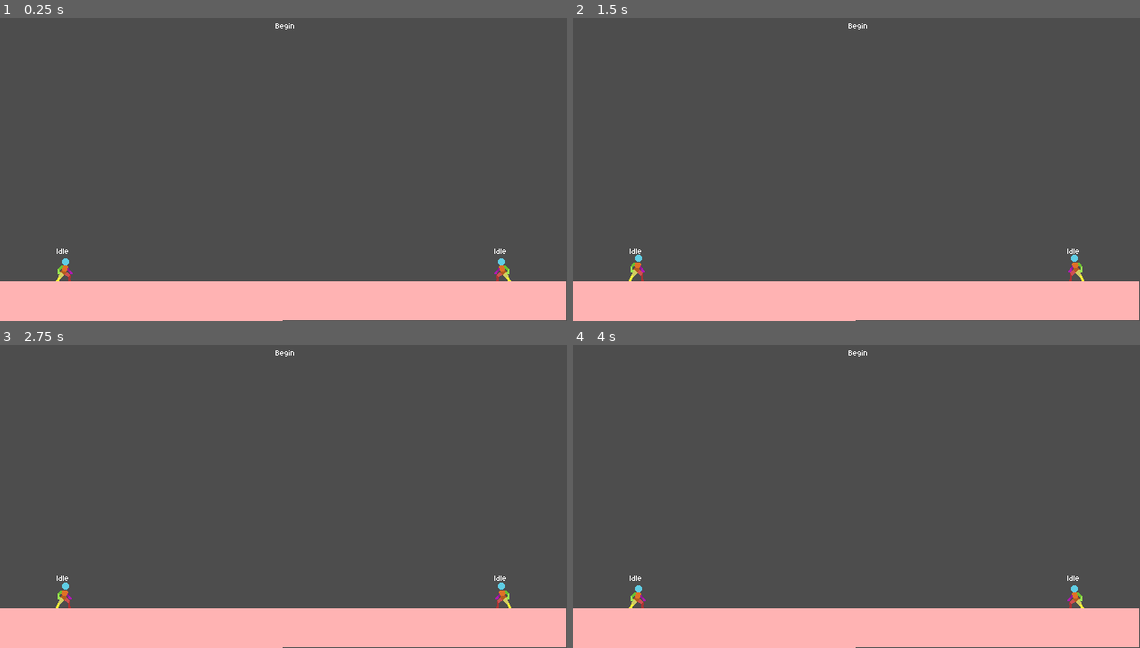
Above: before the commit, frames 1-4 (two rows, left to right).
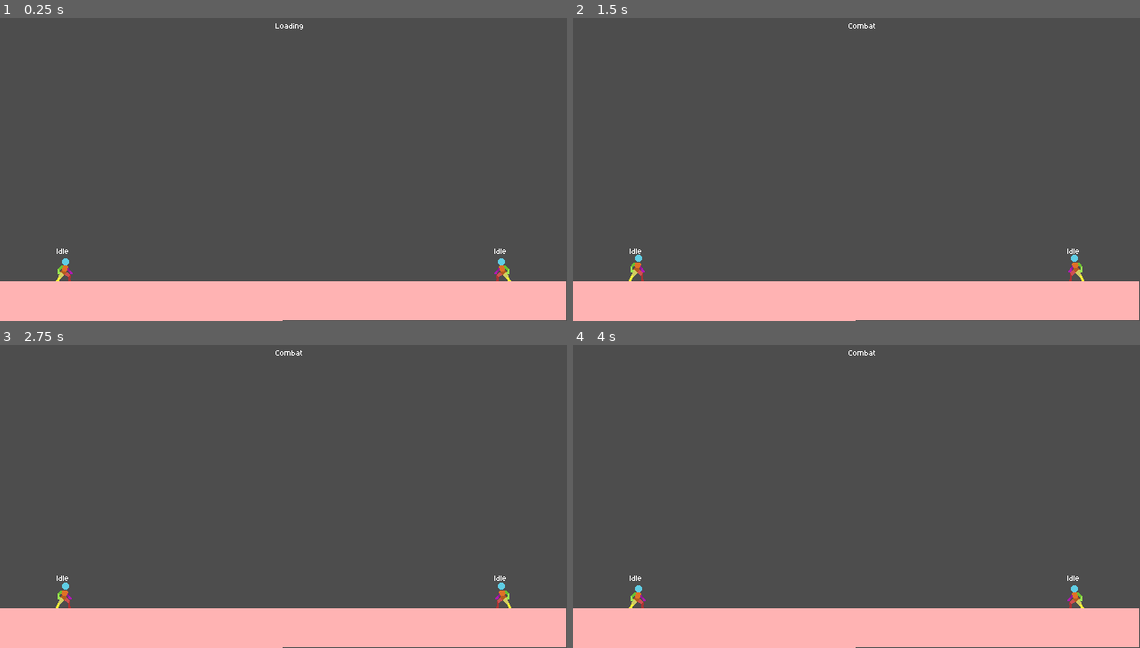
Above: after the commit, the same moments.

Repository: MasonHall9987/TTYD
Game: Godot game, scene res://scenes/combat/stage/stage.tscn
Two runs of this game, one before a commit and one after it. Both use one fixed random seed, a clock stepped at 60 frames per second and the inputs below. The project has no main scene, so this scene is started directly.
Inputs (mouse positions are in pixels of both pictures, inside the frame that each line leads up to):
- Up to frame 1 (0.25 s): no input
- Up to frame 2 (1.5 s): tap Enter at 0.5 s; move the mouse to (981, 145) at 0.52 s; hold D 0.53-1.28 s; tap Shift at 0.6 s; click (981, 145) at 0.67 s; tap Space at 0.77 s; move the mouse to (743, 178) at 1.27 s; hold S from 1.28 s (still down); tap J at 1.35 s
- Up to frame 3 (2.75 s): tap Space at 1.52 s; move the mouse to (340, 417) at 2.02 s; release S at 2.03 s; hold D from 2.03 s (still down); tap L at 2.1 s
- Up to frame 4 (4 s): move the mouse to (828, 554) at 2.77 s; release D at 2.78 s; hold W 2.78-3.53 s; tap I at 2.85 s; click (828, 554) at 2.92 s; tap Space at 3.02, 3.77 s; move the mouse to (1026, 535) at 3.52 s; hold A from 3.53 s (still down); tap K at 3.6 s

The runs differ from the first frame. In frame 1, less than 0.1% of the frame differs, in the area x 48-54%, y 1-4%; in frame 2, less than 0.1%; in frame 3, less than 0.1%; in frame 4, less than 0.1%.

Commit message:
Implement new attacking and selecting states for battlers; refactor state-label script and update scene references for improved state management.

Diff:
--- /dev/null
+++ b/scenes/combat/battlers/attacking.gd
@@ -0,0 +1,7 @@
+extends BattlerState
+
+
+# Called when the node enters the scene tree for the first time.
+func enter(previous_state_path: String, data := {}) -> void:
+	await delay(1.0)
+	finished.emit(IDLE, {})
--- a/scenes/combat/battlers/battler.tscn
+++ b/scenes/combat/battlers/battler.tscn
@@ -1,12 +1,14 @@
-[gd_scene load_steps=12 format=3 uid="uid://x35o1i6nqkpq"]
+[gd_scene load_steps=14 format=3 uid="uid://x35o1i6nqkpq"]
 
 [ext_resource type="Script" uid="uid://cn11fey64tfqw" path="res://scripts/combat/battler/battler.gd" id="1_o257m"]
 [ext_resource type="Texture2D" uid="uid://uxcd0f8ng60o" path="res://assets/visual/characters/2D-Pixel-Art-Character-Template/Idle/player_idle.png" id="2_6ul23"]
 [ext_resource type="Resource" uid="uid://c4gehjotk1t4g" path="res://resources/combat/battler.tres" id="2_mwk58"]
 [ext_resource type="Script" uid="uid://blj0qpfjdcneh" path="res://scripts/combat/battler/states/battler_state.gd" id="4_11srk"]
 [ext_resource type="PackedScene" uid="uid://b12b5hj5534k2" path="res://scenes/state_machine.tscn" id="4_c1480"]
-[ext_resource type="Script" uid="uid://cx5jdq3eej26w" path="res://scenes/combat/battlers/idle.gd" id="5_c1480"]
+[ext_resource type="Script" uid="uid://cx5jdq3eej26w" path="res://scripts/combat/battler/states/idle.gd" id="5_c1480"]
 [ext_resource type="PackedScene" uid="uid://dhcpl46y7syx7" path="res://scenes/sate-label.tscn" id="5_mwk58"]
+[ext_resource type="Script" uid="uid://udtdfjo631b7" path="res://scenes/combat/battlers/selecting.gd" id="6_2cboi"]
+[ext_resource type="Script" uid="uid://cv1o7cny6pwm1" path="res://scenes/combat/battlers/attacking.gd" id="7_5ge5b"]
 
 [sub_resource type="Animation" id="Animation_11srk"]
 length = 0.001
@@ -92,10 +94,10 @@
 script = ExtResource("5_c1480")
 
 [node name="Selecting" type="Node" parent="StateMachine"]
-script = ExtResource("4_11srk")
+script = ExtResource("6_2cboi")
 
-[node name="Attack" type="Node" parent="StateMachine"]
-script = ExtResource("4_11srk")
+[node name="Attacking" type="Node" parent="StateMachine"]
+script = ExtResource("7_5ge5b")
 
 [node name="Defend" type="Node" parent="StateMachine"]
 script = ExtResource("4_11srk")
--- /dev/null
+++ b/scenes/combat/battlers/selecting.gd
@@ -0,0 +1,11 @@
+extends BattlerState
+
+
+# Called when the node enters the scene tree for the first time.
+func _ready() -> void:
+	pass # Replace with function body.
+
+
+func enter(previous_state_path: String, data := {}) -> void:
+	await delay(1.0)
+	finished.emit(ATTACKING, {})
--- a/scenes/sate-label.tscn
+++ b/scenes/sate-label.tscn
@@ -1,7 +1,7 @@
 [gd_scene load_steps=4 format=3 uid="uid://dhcpl46y7syx7"]
 
 [ext_resource type="FontFile" uid="uid://cac52polenw5y" path="res://assets/visual/aseprite.otf" id="1_skrlm"]
-[ext_resource type="Script" uid="uid://ddryn64gigc8a" path="res://scenes/combat/battlers/state-label.gd" id="2_3wc67"]
+[ext_resource type="Script" uid="uid://ddryn64gigc8a" path="res://scripts/state-label.gd" id="2_3wc67"]
 
 [sub_resource type="LabelSettings" id="LabelSettings_2cboi"]
 font = ExtResource("1_skrlm")
--- a/scripts/base_state.gd
+++ b/scripts/base_state.gd
@@ -28,3 +28,12 @@
 ## to clean up the state.
 func exit() -> void:
 	pass
+
+func delay(duration: float) -> void:
+	var timer: Timer = Timer.new()
+	timer.wait_time = duration
+	timer.one_shot = true
+	add_child(timer)
+	timer.start()
+	await timer.timeout
+	timer.queue_free()
--- a/scripts/combat/stage/stage.gd
+++ b/scripts/combat/stage/stage.gd
@@ -6,10 +6,14 @@
 
 @export var player_scene: PackedScene
 @export var enemy_scene: PackedScene
+@export var player_starts_first: bool = true
 
 var player_battler: Battler
 var enemy_battler: Battler
 
+var turn_order: Array[Battler]:
+	get: return turn_order
+	set(value): turn_order = value
 
 # Called when the node enters the scene tree for the first time.
 func _ready() -> void:
--- a/scripts/combat/stage/states/begin.gd
+++ b/scripts/combat/stage/states/begin.gd
@@ -2,5 +2,19 @@
 
 
 # Called when the node enters the scene tree for the first time.
-func _ready() -> void:
-	pass # Replace with function body.
+
+@warning_ignore("unused_parameter")
+func enter(previous_state_path: String, data := {}) -> void:
+	determine_turn_order()
+	finished.emit(COMBAT, {})
+
+
+func determine_turn_order() -> void:
+	if player_starts_first:
+		print_debug("Player starts first")
+		turn_order.append(player_battler)
+		turn_order.append(enemy_battler)
+	else:
+		print_debug("Enemy starts first")
+		turn_order.append(enemy_battler)
+		turn_order.append(player_battler)
--- a/scripts/combat/stage/states/loading.gd
+++ b/scripts/combat/stage/states/loading.gd
@@ -3,6 +3,7 @@
 @warning_ignore("unused_parameter")
 func enter(previous_state_path: String, data := {}) -> void:
 	spawn_battlers()
+	await delay(1.0)
 	finished.emit(BEGIN, {})
 
 func spawn_battlers() -> void:
--- a/scripts/combat/stage/states/stage_state.gd
+++ b/scripts/combat/stage/states/stage_state.gd
@@ -14,6 +14,11 @@
 var stage: Node2D
 var player_spawner: Node2D
 var enemy_spawner: Node2D
+var player_starts_first: bool
+
+var turn_order: Array[Battler]:
+	get: return stage.turn_order
+	set(value): stage.turn_order = value
 
 var player_battler: Battler:
 	get: return stage.player_battler
@@ -31,3 +36,4 @@
 	enemy_spawner = stage.enemy_spawner
 	player_scene = stage.player_scene
 	enemy_scene = stage.enemy_scene
+	player_starts_first = stage.player_starts_first
Not shown, added: scenes/combat/battlers/attacking.gd.uid
Not shown, added: scenes/combat/battlers/selecting.gd.uid
Renamed: scenes/combat/battlers/idle.gd -> scripts/combat/battler/states/idle.gd
Renamed: scenes/combat/battlers/idle.gd.uid -> scripts/combat/battler/states/idle.gd.uid
Renamed: scenes/combat/battlers/state-label.gd -> scripts/state-label.gd
Renamed: scenes/combat/battlers/state-label.gd.uid -> scripts/state-label.gd.uid
